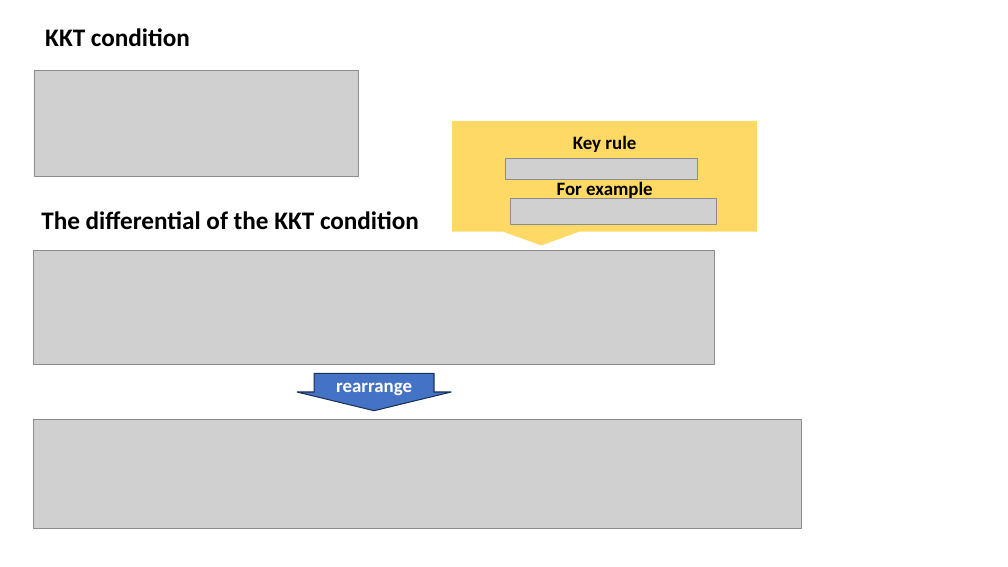
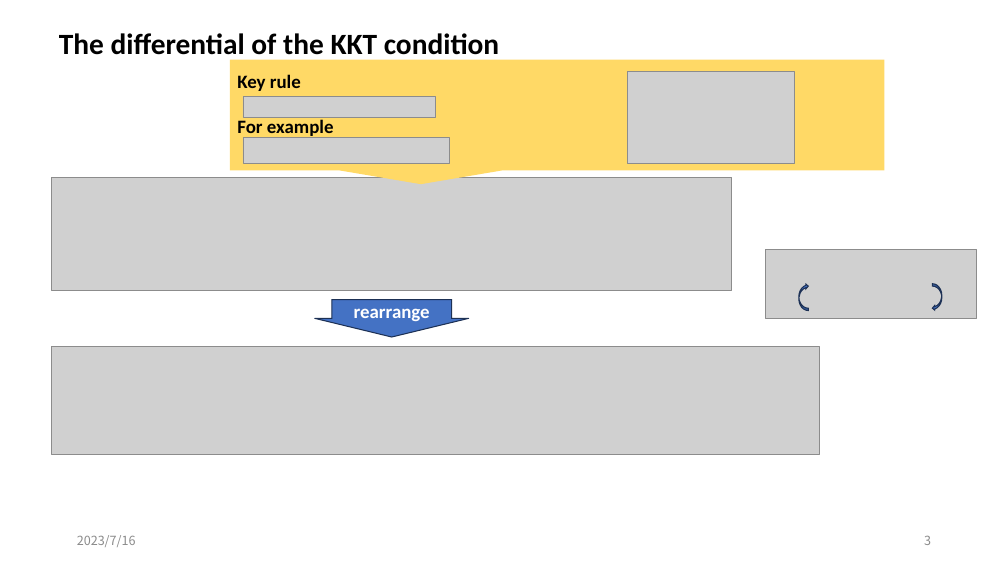
Before and after one commit to wowotou1998/Convex-Optimization-Notes, a slide deck: slide 3 of OptNet详解2.pptx. Drawn at 1008x567 pixels with LibreOffice and Linux fonts; fonts in the diff are those of the drawing; grey boxes stand for pictures. Boxes give left, top, right and bottom in pixels: in the first picture for what was removed or moved away, otherwise in the second. Text is boxed around its words. In the diff, an @@ line names an element or a change of style, - is before the commit and + after.

```diff
--- a/OptNet详解2.pptx
+++ b/OptNet详解2.pptx
@@ text removed at <box>45,28,190,47</box> @@
-KKT condition
@@ text "The differential of the KKT ...": place and size @@
-text "The differential of the KKT ..." at <box>41,211,419,230</box>
+text "The differential of the KKT ..." at <box>59,33,499,62</box>
@@ text "The differential of the KKT ..." at <box>59,33,499,62</box>: size 24 to 28 pt @@
@@ picture removed at <box>34,70,358,176</box> @@
@@ speech box "Key rule": place and size @@
-speech box "Key rule" at <box>452,121,757,232</box>
+speech box "Key rule" at <box>230,60,885,171</box>
@@ speech box "Key rule" at <box>230,60,885,171</box>: alignment centre to left @@
@@ picture added at <box>628,71,794,163</box> @@
@@ picture added at <box>243,96,436,117</box> @@
@@ picture added at <box>243,138,449,163</box> @@
@@ picture: place and size @@
-picture at <box>34,251,715,364</box>
+picture at <box>51,177,732,290</box>
@@ picture removed at <box>506,159,699,180</box> @@
@@ picture removed at <box>510,199,717,225</box> @@
@@ picture added at <box>765,250,977,318</box> @@
@@ down arrow "rearrange": place and size @@
-down arrow "rearrange" at <box>297,374,451,411</box>
+down arrow "rearrange" at <box>315,299,469,337</box>
@@ curved left arrow added at <box>799,284,808,311</box>, fill #4472C4, outline #1E3256 1 pt @@
@@ curved left arrow added at <box>932,284,941,311</box>, fill #4472C4, outline #1E3256 1 pt @@
@@ picture added at <box>51,346,819,454</box> @@
@@ picture removed at <box>34,420,802,528</box> @@
@@ text added at <box>77,535,136,547</box>, 12 pt, text #8C8C8C @@
+2023/7/16
@@ page number added at <box>924,536,931,545</box>, 12 pt, text #8C8C8C @@
+3
```
Also in this commit, not shown: 3 other slides changed, 18 slides added, 3 slides removed.
